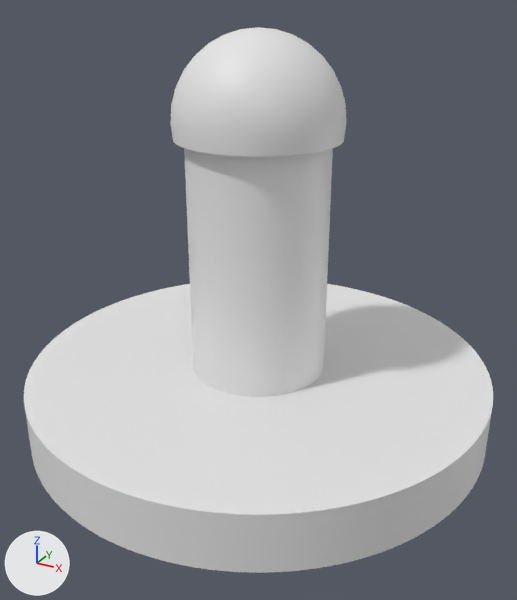
One commit to the FBX model Pieza reloj/Pieza reloj.fbx: the scene before it, then after it.
Camera for both pictures: a 50 mm camera at (0.00562, -0.01022, 0.00688) aimed at (0.0002, -0.00036, 0.00195). Arrows for +X, +Y and +Z are at lower left; the lights stay in place.

The first picture shows 'Base', 'Palo', 'Pirolo'.
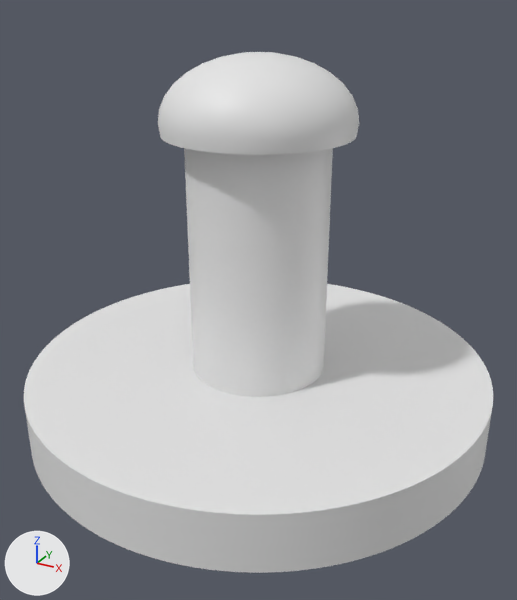
Commit message: Pirolo changed

Diff of the bpy script that builds the scene:
```diff
--- a/Pieza reloj/Pieza reloj.fbx.py
+++ b/Pieza reloj/Pieza reloj.fbx.py
@@ ob_pirolo @@
 ob_pirolo.location = (0.0, 0.0, 0.00489)
+ob_pirolo.scale = (1.14, 1.14, 0.743)
```

Where the change shows, as pixel boxes (x1, y1, x2, y2) in the pictures (517 x 600 px):
'Pirolo', rescaled (13% wider, 21% shorter): before (170, 27, 347, 157); after (158, 52, 359, 155)
